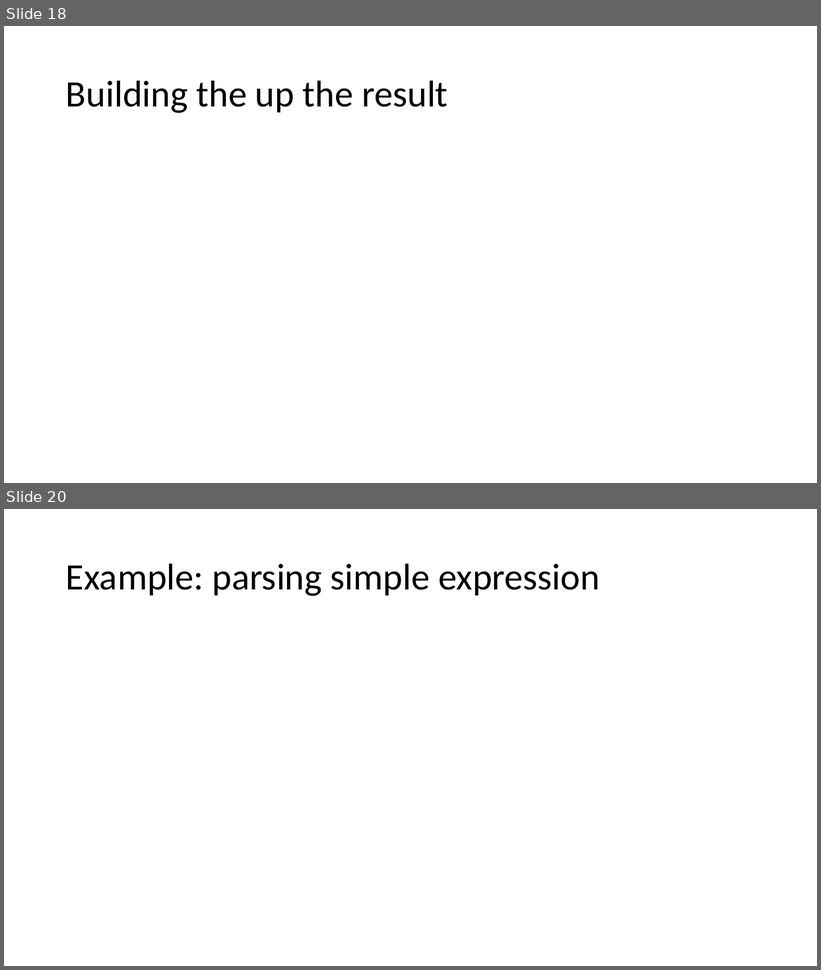
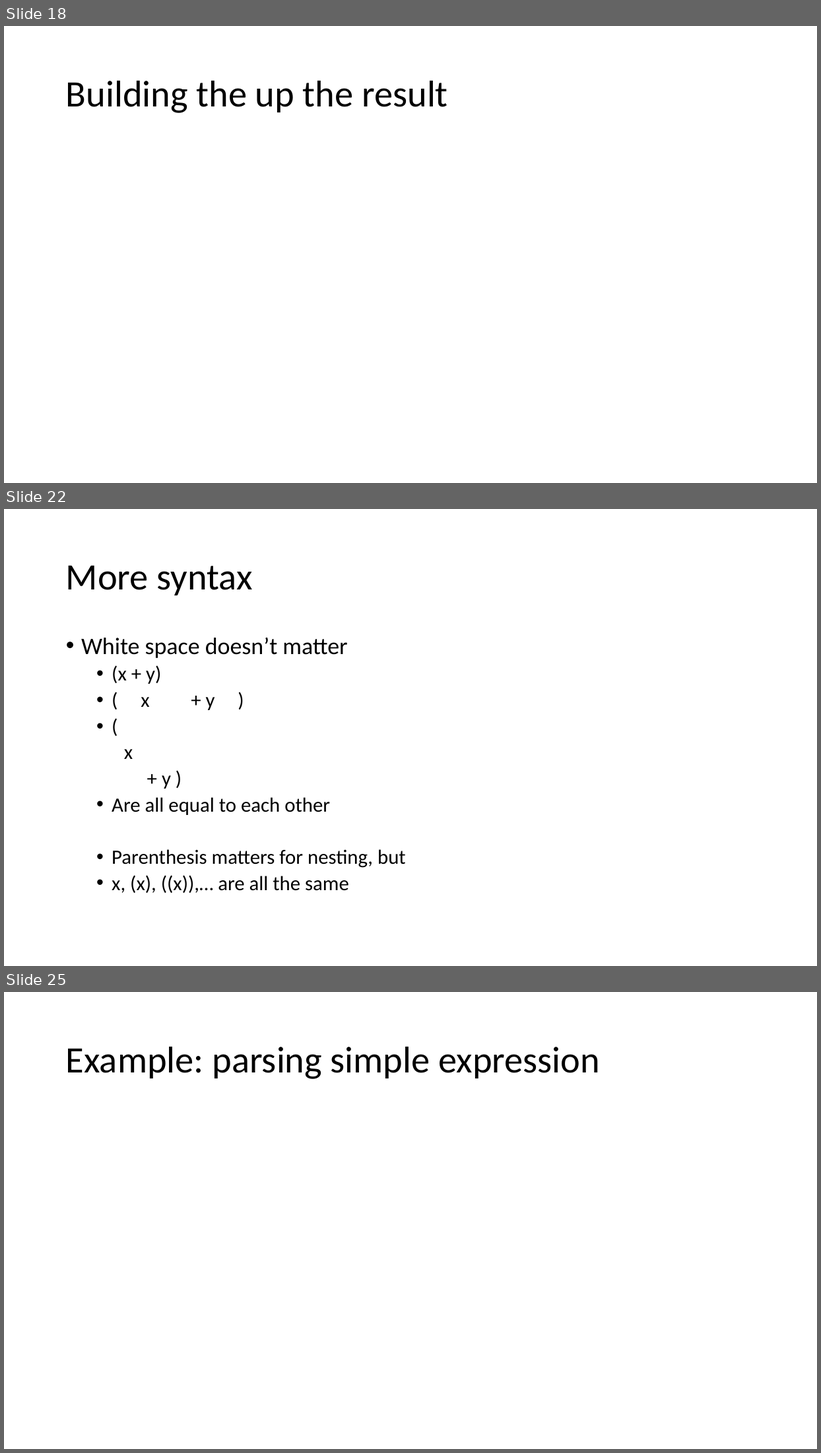
Before and after one commit to atiboros/PracticalFParsec, a slide deck: Slides/Practical FParsec V2.pptx. Shown one above the other, each under a label of ours: slides 18 and 20 before the commit, slides 18, 22 and 25 after it; the slides between them are not shown. The pictures are 821x970 and 821x1453 pixels, drawn with LibreOffice and Linux fonts; fonts in the diff are those of the drawing. Boxes give left, top, right and bottom in pixels: in the first picture for what was removed or moved away, otherwise in the second. Text is boxed around its words. In the diff, an @@ line names an element or a change of style, - is before the commit and + after.

```diff
--- a/Slides/Practical FParsec V2.pptx
+++ b/Slides/Practical FParsec V2.pptx
@@ slide 22 added at (4, 509, 817, 966), background #FFFFFF @@
@@ title added at (66, 565, 253, 595), 44 pt, text #000000 @@
+More syntax
@@ text added at (81, 637, 406, 893), 24 pt, text #000000 @@
+• White space doesn’t matter
+  • (x + y)
+  • ( x + y )
+  • (
+  x
+  + y )
+  • Are all equal to each other
+  • Parenthesis matters for nesting, but
+  • x, (x), ((x)),… are all the same
@@ what was slide 20 is now slide 25 @@
```
Also in this commit, not shown: 2 slides changed, 4 other slides added, 2 other files.
